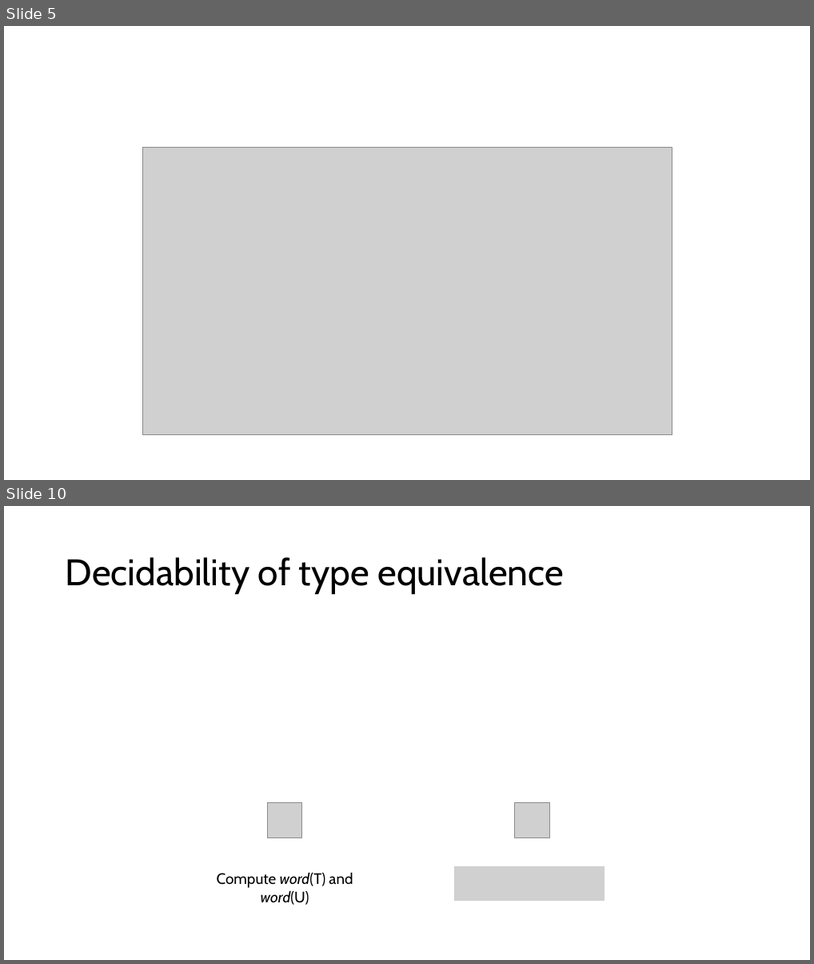
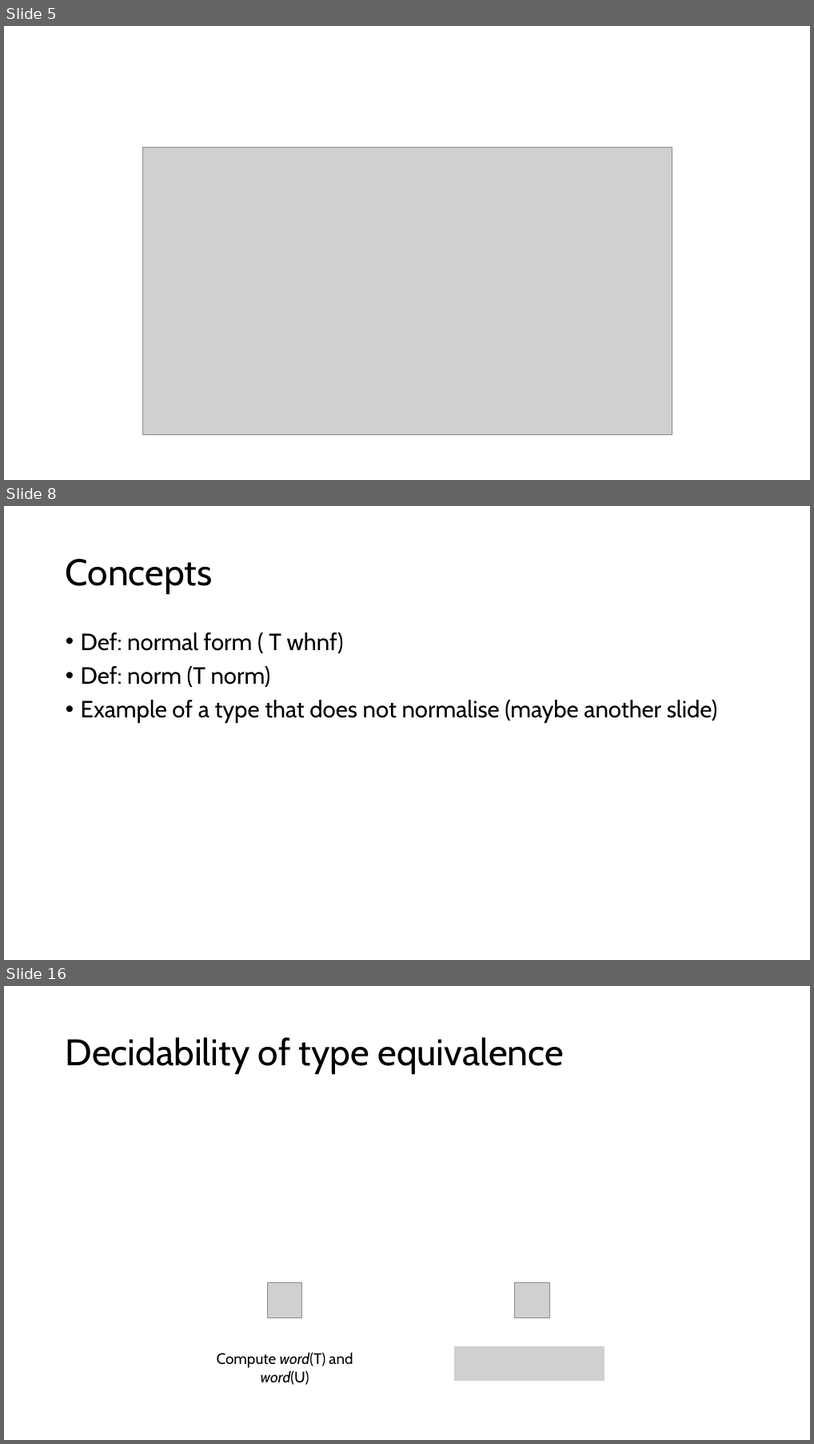
Before and after one commit to inesgarciaslopes/type-operators, a slide deck: latex/Inforum/slides/presentation.pptx. Shown one above the other, each under a label of ours: slides 5 and 10 before the commit, slides 5, 8 and 16 after it; the slides between them are not shown. The pictures are 814x964 and 814x1444 pixels, drawn with LibreOffice and Linux fonts; fonts in the diff are those of the drawing; grey boxes stand for pictures. Boxes give left, top, right and bottom in pixels: in the first picture for what was removed or moved away, otherwise in the second. Text is boxed around its words. In the diff, an @@ line names an element or a change of style, - is before the commit and + after.

```diff
--- a/latex/Inforum/slides/presentation.pptx
+++ b/latex/Inforum/slides/presentation.pptx
@@ slide 8 added at (x1=4, y1=506, x2=810, y2=960), background #FFFFFF @@
@@ title added at (x1=66, y1=559, x2=212, y2=594), 44 pt, text #000000 @@
+Concepts
@@ text added at (x1=81, y1=632, x2=718, y2=723), 28 pt, text #000000 @@
+• Def: normal form ( T whnf)
+• Def: norm (T norm)
+• Example of a type that does not normalise (maybe another slide)
@@ what was slide 10 is now slide 16 @@
```
Also in this commit, not shown: 3 slides changed, 8 other slides added, 3 slides removed.
